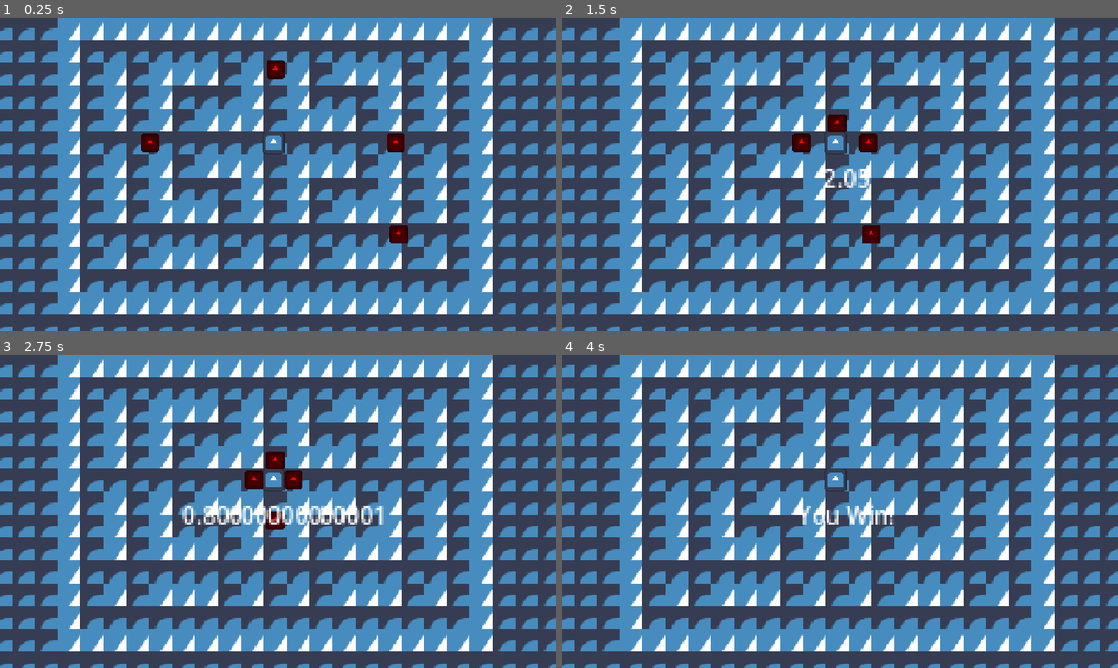
Above: before the commit, frames 1-4 (two rows, left to right).
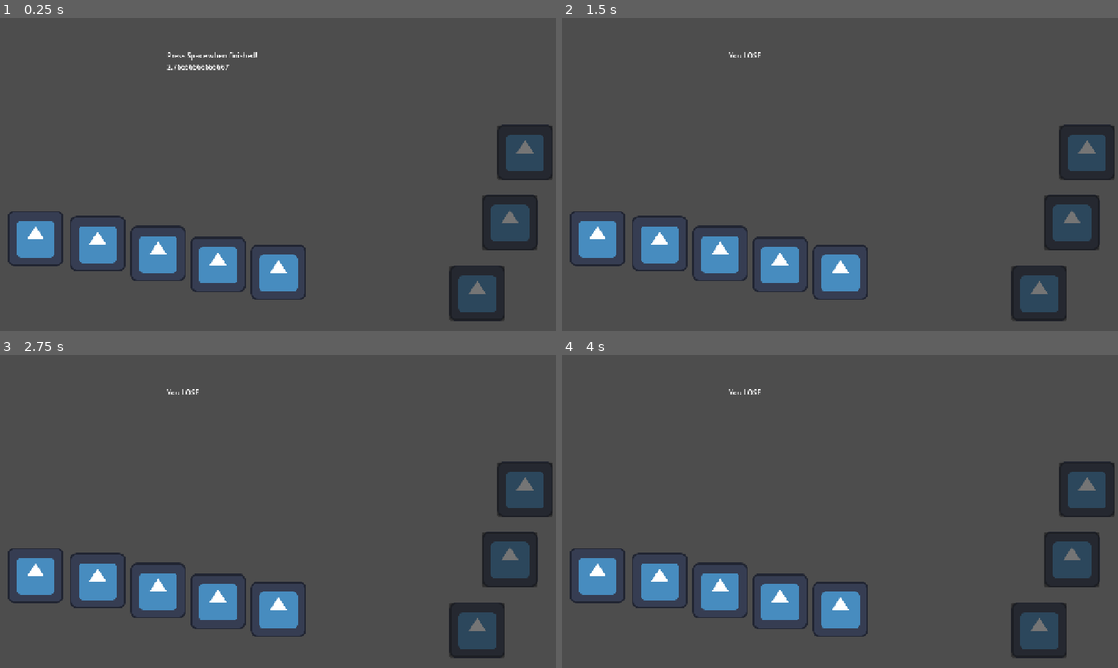
Above: after the commit, the same moments.

Repository: GTea30/run-bomby-run
Game: Godot game, scene res://src/main.tscn
Same seed, same stepped clock (60 frames per second), same inputs: the game is played once before the commit and once after it. Before the commit the project starts from res://src/bomby/main.tscn. The engine's default icon, where the game draws it, is replaced by a stand-in: a white triangle on a blue panel in a dark square.
Inputs (mouse positions are in pixels of both pictures, inside the frame that each line leads up to):
- Up to frame 1 (0.25 s): no input
- Up to frame 2 (1.5 s): tap Space (Explode) at 0.5 s; move the mouse to (962, 158) at 0.52 s; hold D (Move Right) 0.53-1.28 s; hold Space (Explode) 0.53-1.28 s; move the mouse to (728, 190) at 1.27 s; hold S (Move Down) from 1.28 s (still down); click (728, 190) at 1.35 s
- Up to frame 3 (2.75 s): move the mouse to (333, 442) at 2.02 s; release S (Move Down) at 2.03 s; hold D (Move Right) from 2.03 s (still down); hold Space (Explode) from 2.03 s (still down)
- Up to frame 4 (4 s): move the mouse to (812, 574) at 2.77 s; release D (Move Right) at 2.78 s; release Space (Explode) at 2.78 s; hold W (Move Up) 2.78-3.53 s; click (812, 574) at 2.85 s; move the mouse to (1006, 558) at 3.52 s; hold A (Move Left) from 3.53 s (still down); hold Space (Explode) from 3.53 s (still down)

The runs differ from the first frame. In frame 1, 59% of the frame differs, in the area x 0-100%, y 0-100%; in frame 2, 59%; in frame 3, 60%; in frame 4, 59%.

Commit message:
re-organizing src

Diff:
--- a/project.godot
+++ b/project.godot
@@ -12,7 +12,7 @@
 
 config/name="GMTK 2026"
 config/version="0.1.0"
-run/main_scene="uid://brfjdyw5gtwqd"
+run/main_scene="uid://btcejg5ijg8jh"
 config/features=PackedStringArray("4.7", "GL Compatibility")
 config/icon="res://icon.svg"
 
--- a/src/startup_rush/main.tscn
+++ b/src/main.tscn
@@ -1,8 +1,8 @@
 [gd_scene format=3 uid="uid://btcejg5ijg8jh"]
 
-[ext_resource type="Script" uid="uid://dean41lfqanqq" path="res://src/startup_rush/main.gd" id="1_gsbu6"]
-[ext_resource type="PackedScene" uid="uid://sa3cqu3t8bm6" path="res://src/startup_rush/button.tscn" id="2_m24np"]
-[ext_resource type="PackedScene" uid="uid://4deoqqhj2l24" path="res://src/startup_rush/flip_switch.tscn" id="2_ouxy6"]
+[ext_resource type="Script" uid="uid://dean41lfqanqq" path="res://src/main.gd" id="1_gsbu6"]
+[ext_resource type="PackedScene" uid="uid://sa3cqu3t8bm6" path="res://src/button/button.tscn" id="2_m24np"]
+[ext_resource type="PackedScene" uid="uid://4deoqqhj2l24" path="res://src/flip_switch/flip_switch.tscn" id="2_ouxy6"]
 
 [node name="Main" type="Node" unique_id=289553086]
 script = ExtResource("1_gsbu6")
Renamed: src/startup_rush/button.gd -> src/button/button.gd
Renamed: src/startup_rush/button.gd.uid -> src/button/button.gd.uid
Renamed: src/startup_rush/button.tscn -> src/button/button.tscn
Renamed: src/startup_rush/destination.gd -> src/destination/destination.gd
Renamed: src/startup_rush/destination.gd.uid -> src/destination/destination.gd.uid
Renamed: src/startup_rush/drag_switch.gd -> src/drag_switch/drag_switch.gd
Renamed: src/startup_rush/drag_switch.gd.uid -> src/drag_switch/drag_switch.gd.uid
Renamed: src/startup_rush/flip_switch.gd -> src/flip_switch/flip_switch.gd
Renamed: src/startup_rush/flip_switch.gd.uid -> src/flip_switch/flip_switch.gd.uid
Renamed: src/startup_rush/flip_switch.tscn -> src/flip_switch/flip_switch.tscn
Renamed: src/startup_rush/main.gd -> src/main.gd
Renamed: src/startup_rush/main.gd.uid -> src/main.gd.uid
(and 26 more such lines)
